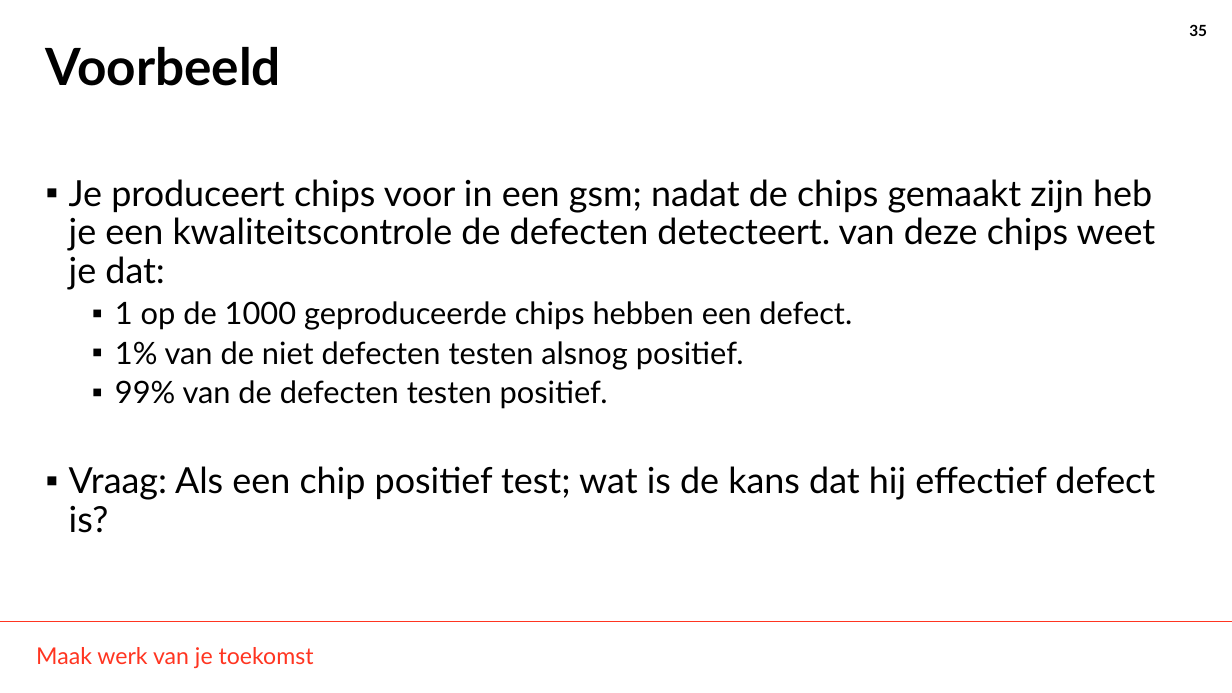
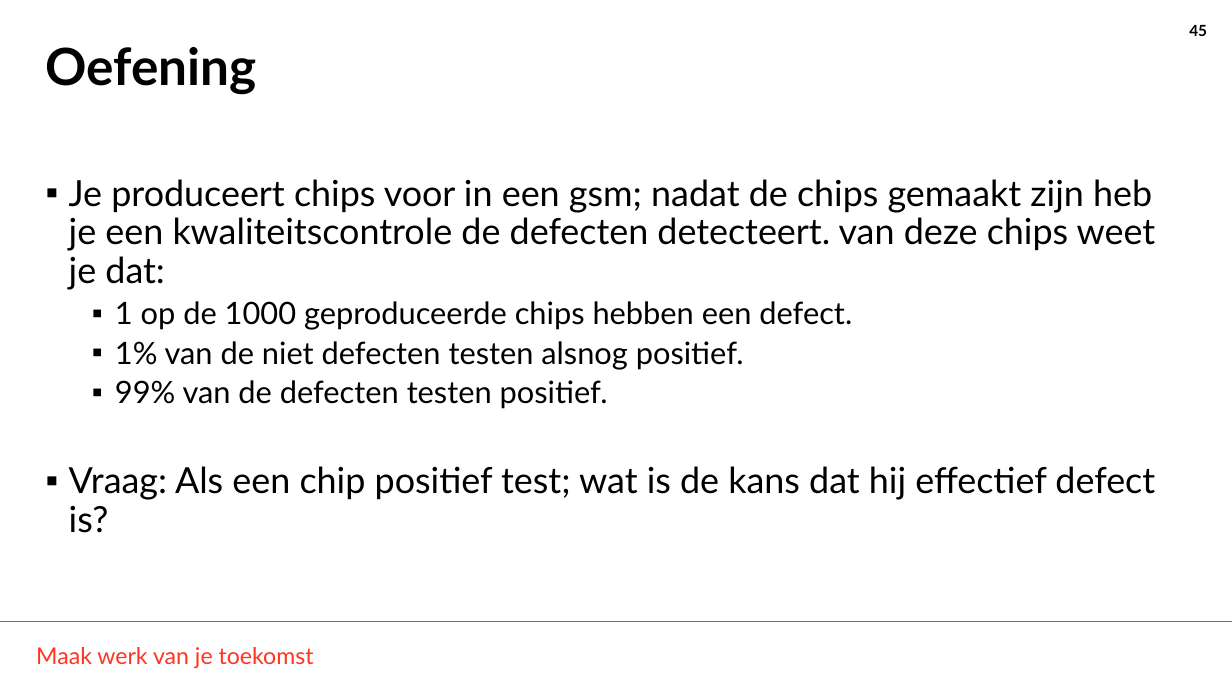
Before and after one commit to THellemans/data-science-syntra-ab, a slide deck: slide 45 of 06 statistiek/04 Numerieke data verdelingen verkennen/04 Numerieke data verdelingen verkennen.pptx (slide 35 before the commit). Drawn at 1232x693 pixels with LibreOffice and Linux fonts; fonts in the diff are those of the drawing; background and template pictures are left out. Boxes give left, top, right and bottom in pixels: in the first picture for what was removed or moved away, otherwise in the second. Text is boxed around its words. In the diff, an @@ line names an element or a change of style, - is before the commit and + after.

```diff
--- a/06 statistiek/04 Numerieke data verdelingen verkennen/04 Numerieke data verdelingen verkennen.pptx
+++ b/06 statistiek/04 Numerieke data verdelingen verkennen/04 Numerieke data verdelingen verkennen.pptx
@@ page number at bbox=[1189, 25, 1207, 36]: text changed @@
-35
+45
@@ title at bbox=[46, 47, 257, 95]: text changed @@
-Voorbeeld
+Oefening
```
Also in this commit, not shown: 12 other slides changed, 12 slides added, 3 slides removed, 29 other files.
